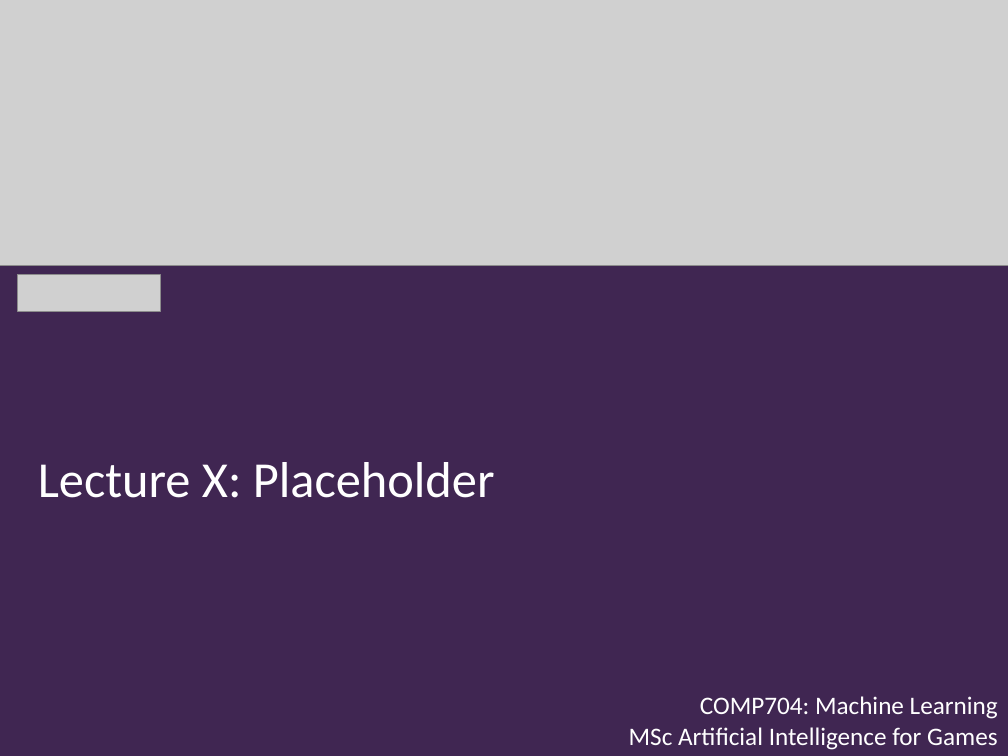
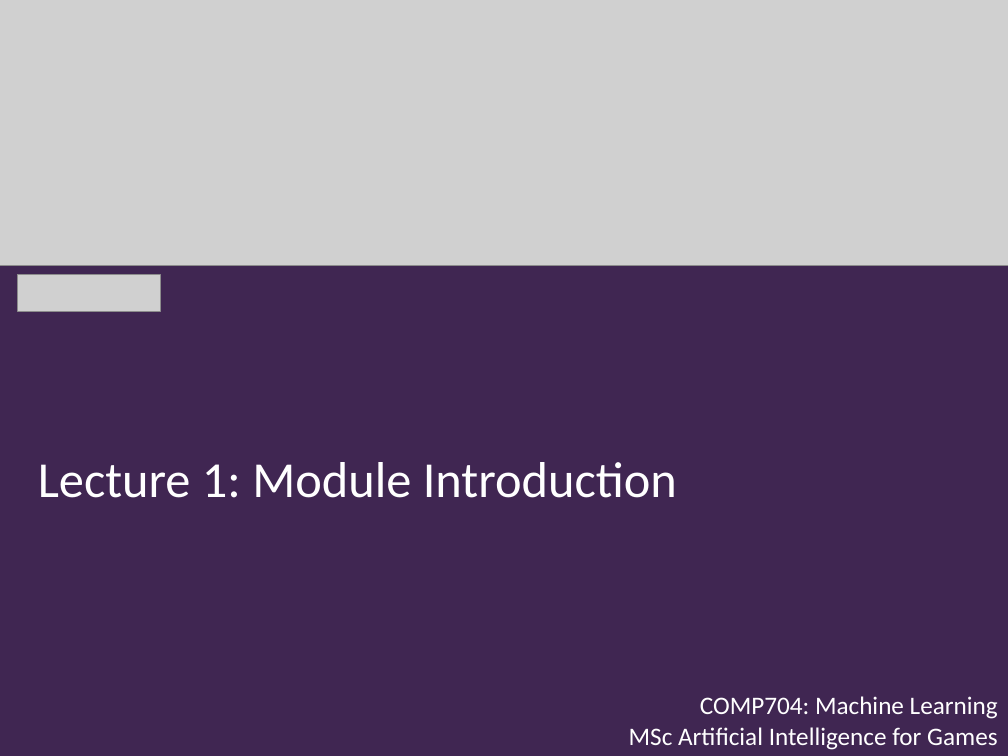
Before and after one commit to Falmouth-Games-Academy/m-course-materials, a slide deck: slide 1 of COMP704/01/COMP704_01_lecture.pptx. Drawn at 1008x756 pixels with LibreOffice and Linux fonts; fonts in the diff are those of the drawing; grey boxes stand for pictures; background and template pictures are left out. Boxes give left, top, right and bottom in pixels: in the first picture for what was removed or moved away, otherwise in the second. Text is boxed around its words. In the diff, an @@ line names an element or a change of style, - is before the commit and + after.

```diff
--- a/COMP704/01/COMP704_01_lecture.pptx
+++ b/COMP704/01/COMP704_01_lecture.pptx
@@ text at bbox=[38, 462, 677, 498]: text changed @@
-Lecture X: Placeholder
+Lecture 1: Module Introduction
```
Also in this commit, not shown: 4 slides added.
